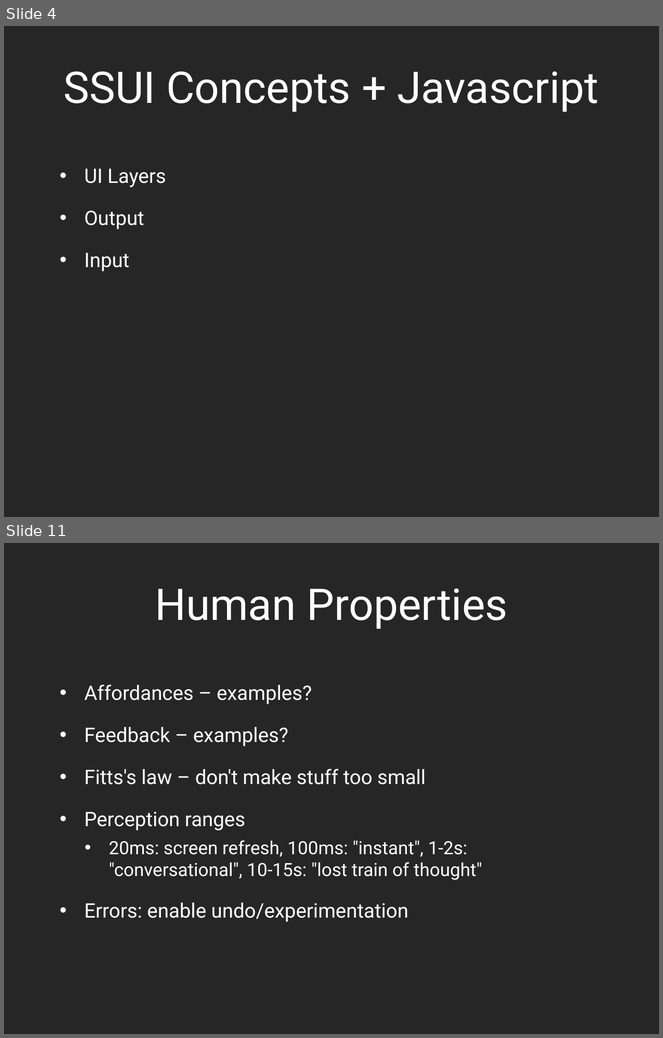
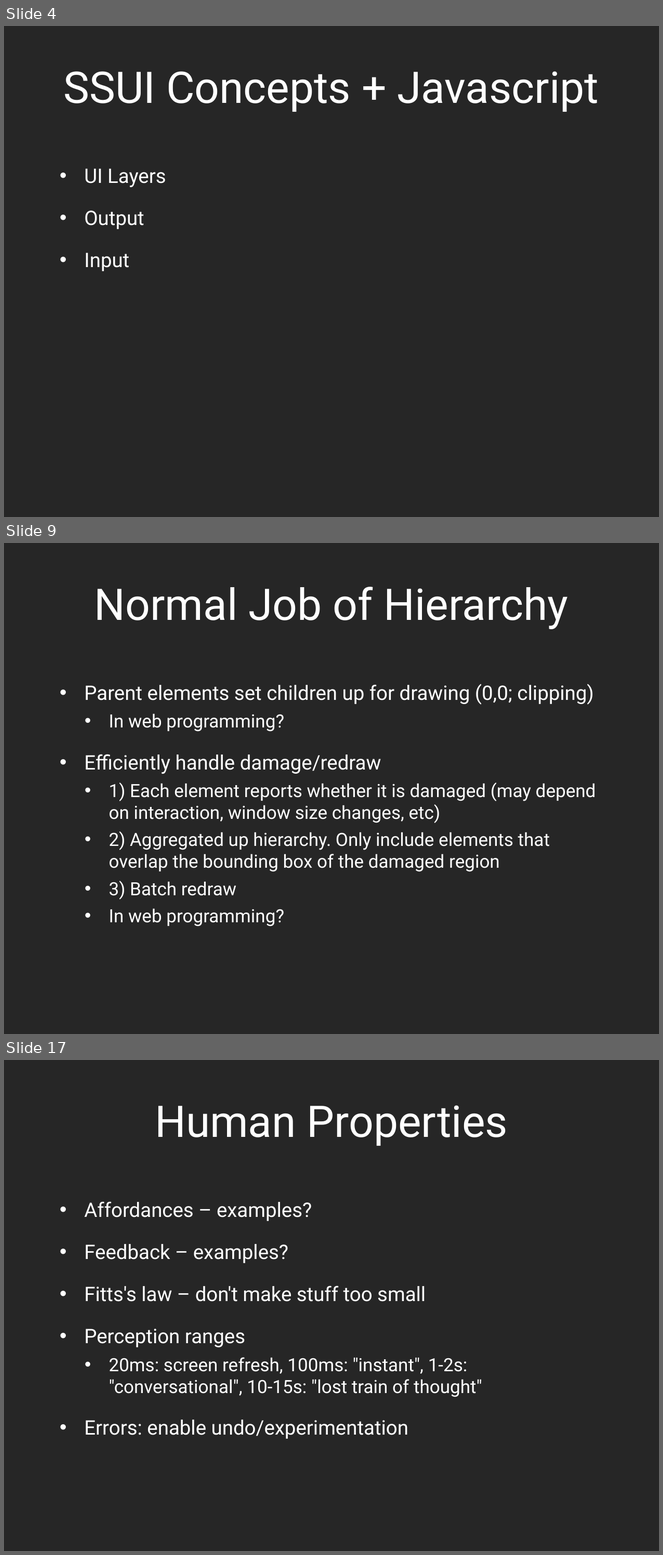
Before and after one commit to dantasse/ssuiweb2014, a slide deck: week13/week13.pptx. Shown one above the other, each under a label of ours: slides 4 and 11 before the commit, slides 4, 9 and 17 after it; the slides between them are not shown. The pictures are 663x1038 and 663x1555 pixels, drawn with LibreOffice and Linux fonts; fonts in the diff are those of the drawing. Boxes give left, top, right and bottom in pixels: in the first picture for what was removed or moved away, otherwise in the second. Text is boxed around its words. In the diff, an @@ line names an element or a change of style, - is before the commit and + after.

```diff
--- a/week13/week13.pptx
+++ b/week13/week13.pptx
@@ slide 9 added at (4, 543, 659, 1034), background #262626 @@
@@ title added at (94, 587, 568, 629), 48 pt, text #FFFFFF @@
+Normal Job of Hierarchy
@@ text added at (84, 684, 596, 927), 20 pt, text #FFFFFF @@
+• Parent elements set children up for drawing (0,0; clipping)
+  • In web programming?
+• Efficiently handle damage/redraw
+  • 1) Each element reports whether it is damaged (may depend on interaction, window size changes, etc)
+  • 2) Aggregated up hierarchy. Only include elements that overlap the bounding box of the damaged region
+  • 3) Batch redraw
+  • In web programming?
@@ what was slide 11 is now slide 17 @@
```
Also in this commit, not shown: 6 slides changed, 10 other slides added, 2 slides removed, 2 other files.
